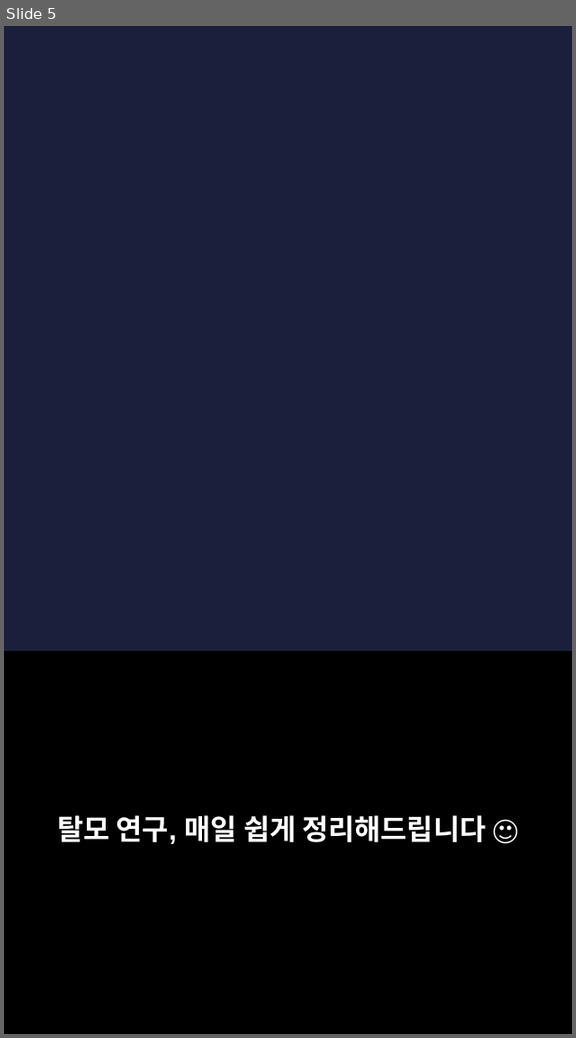
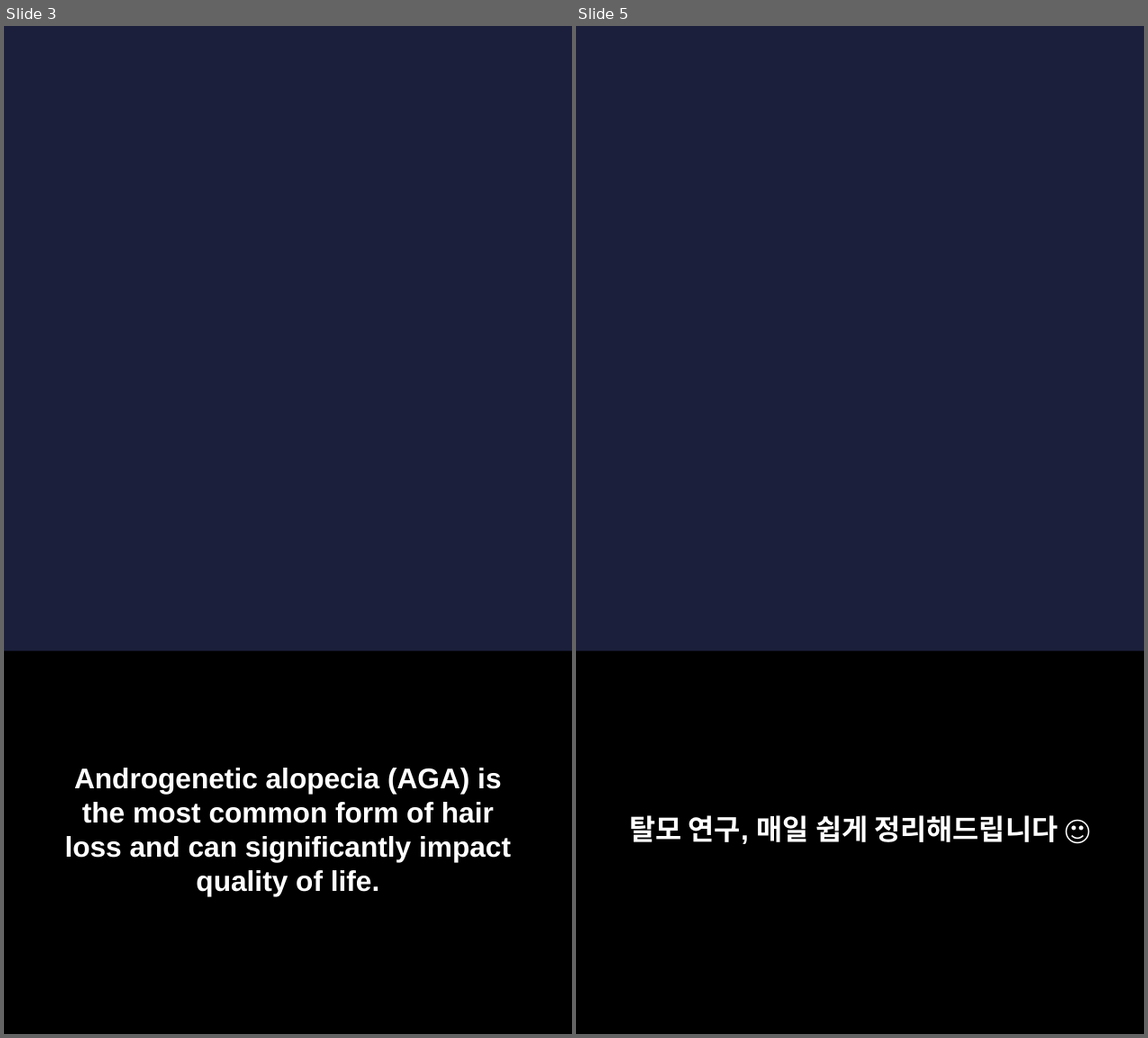
Before and after one commit to hyokang2010-BJ-ANTH/product-builder-test, a slide deck: pwa/data/latest/slides.pptx. Shown side by side, each under a label of ours: slide 5 before the commit, slides 3 and 5 after it; the slides between them are not shown. The pictures are 576x1038 and 1148x1038 pixels, drawn with LibreOffice and Linux fonts; fonts in the diff are those of the drawing; background and template pictures are left out. Boxes give left, top, right and bottom in pixels: in the first picture for what was removed or moved away, otherwise in the second. Text is boxed around its words. In the diff, an @@ line names an element or a change of style, - is before the commit and + after.

```diff
--- a/pwa/data/latest/slides.pptx
+++ b/pwa/data/latest/slides.pptx
@@ slide 3 added at (4,26,572,1034), background picture (left out) @@
@@ rectangle added at (4,652,572,1034), fill #000000 @@
@@ text added at (65,768,511,896), 22 pt, text #FFFFFF, bold @@
+Androgenetic alopecia (AGA) is the most common form of hair loss and can significantly impact quality of life.
```
Also in this commit, not shown: 2 slides changed, 4 other slides added, 4 slides removed, 26 other files.
